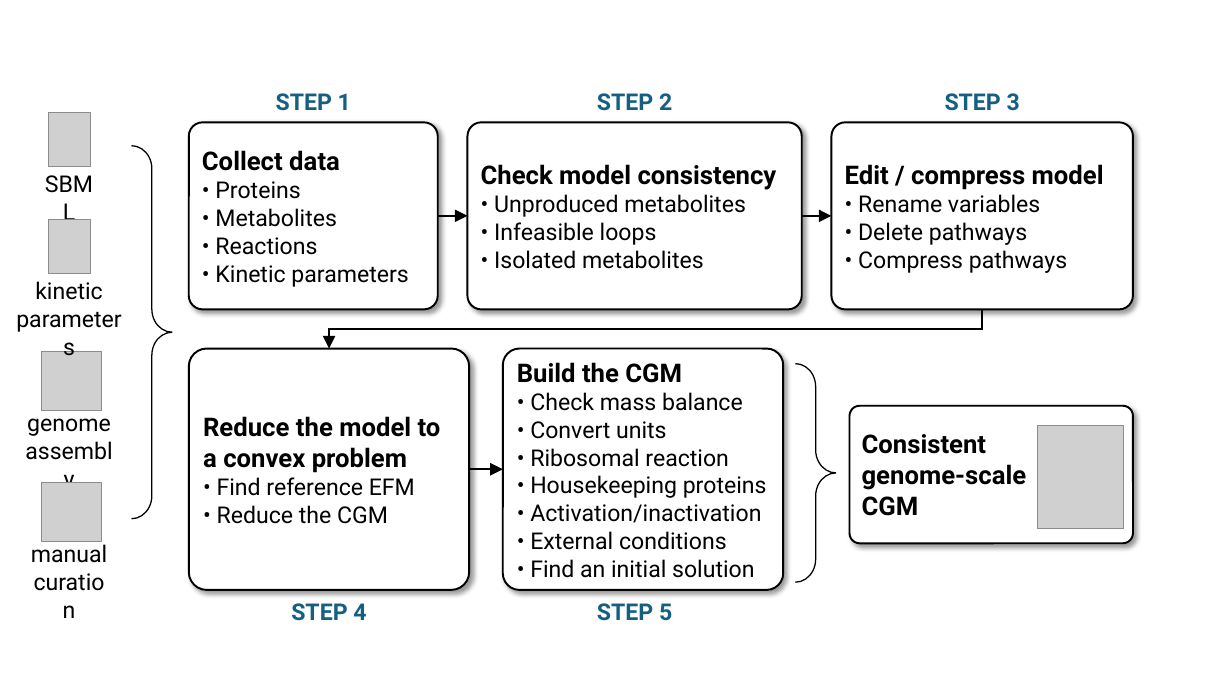
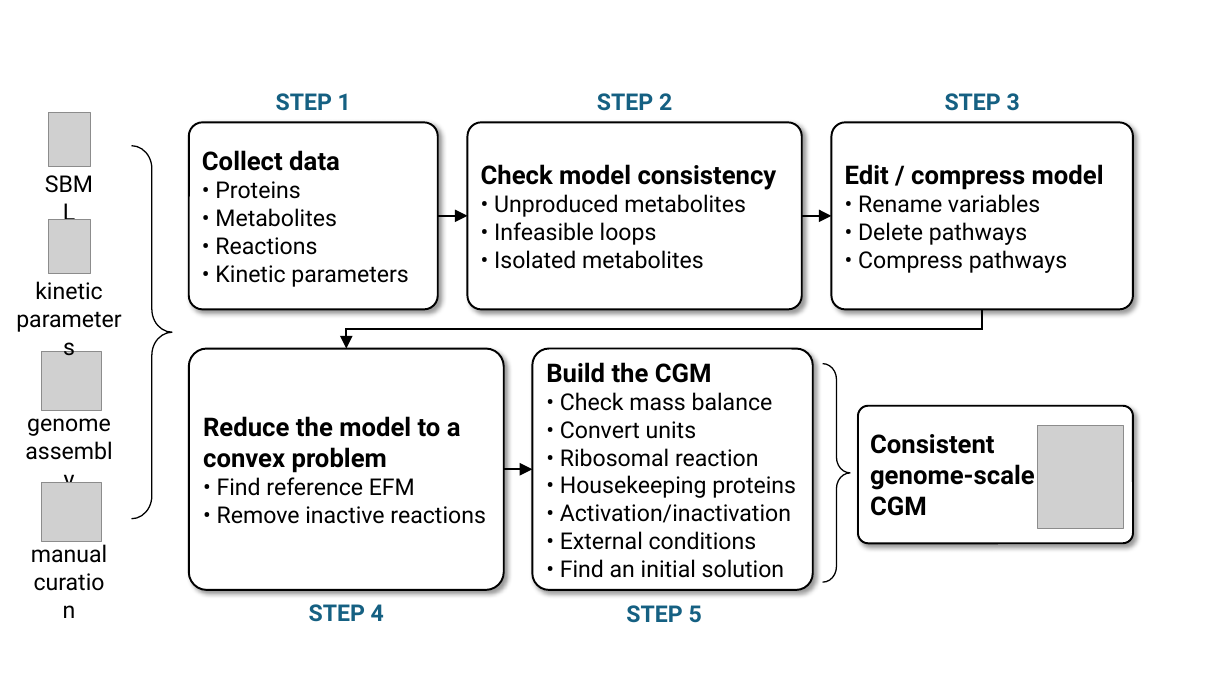
Before and after one commit to charlesrocabert/gbapy, a slide deck: slide 6 of doc/genome_scale_pipeline/genome_scale_pipeline.pptx. Drawn at 1232x693 pixels with LibreOffice and Linux fonts; fonts in the diff are those of the drawing; grey boxes stand for pictures. Boxes give left, top, right and bottom in pixels: in the first picture for what was removed or moved away, otherwise in the second. Text is boxed around its words. In the diff, an @@ line names an element or a change of style, - is before the commit and + after.

```diff
--- a/doc/genome_scale_pipeline/genome_scale_pipeline.pptx
+++ b/doc/genome_scale_pipeline/genome_scale_pipeline.pptx
@@ elbow arrow moved from (982, 310) - (329, 348) to (982, 310) - (347, 348) @@
@@ rounded rectangle "Reduce the model to a ...": place and size @@
-rounded rectangle "Reduce the model to a ..." at [189, 348, 469, 590]
+rounded rectangle "Reduce the model to a ..." at [189, 348, 504, 590]
@@ right brace: place and size @@
-right brace at [796, 364, 836, 583]
+right brace at [823, 364, 850, 583]
@@ rounded rectangle "Consistent": place and size @@
-rounded rectangle "Consistent" at [849, 406, 1133, 543]
+rounded rectangle "Consistent" at [859, 406, 1134, 543]
@@ 1 rounded rectangle, 1 text, 1 arrow: place and size @@
-1 rounded rectangle, 1 text, 1 arrow at [470, 348, 783, 621]
+1 rounded rectangle, 1 text, 1 arrow at [499, 348, 812, 623]
@@ text in rounded rectangle at [217, 506, 486, 524]: text changed @@
-• Reduce the CGM
+• Remove inactive reactions
@@ text "STEP 4": place and size @@
-text "STEP 4" at [291, 603, 366, 621]
+text "STEP 4" at [309, 604, 384, 622]
```
Also in this commit, not shown: 2 other slides changed, 18 other files.
